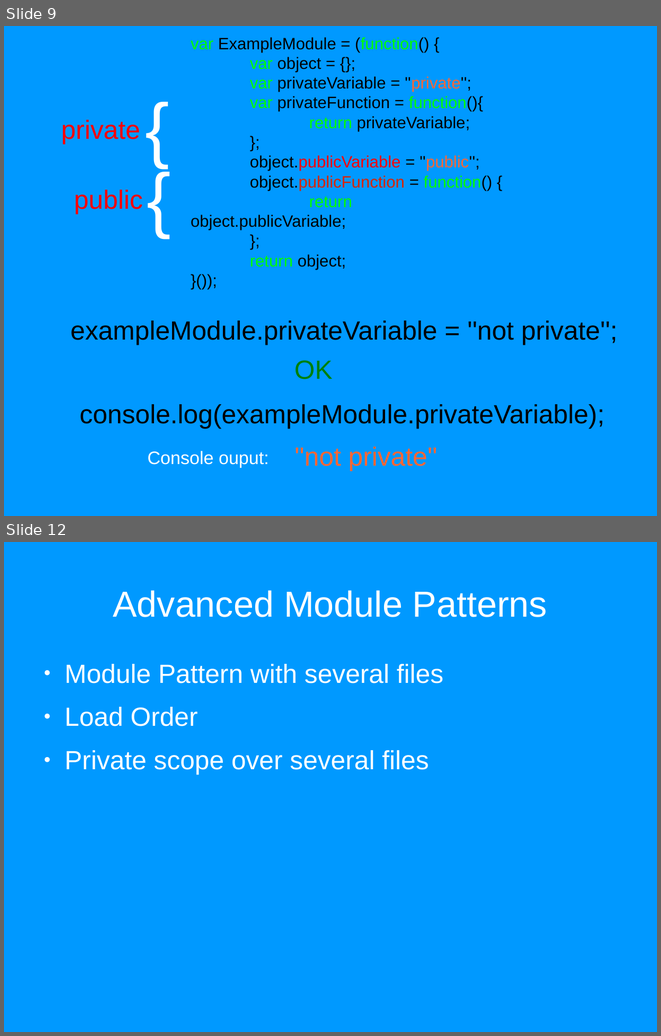
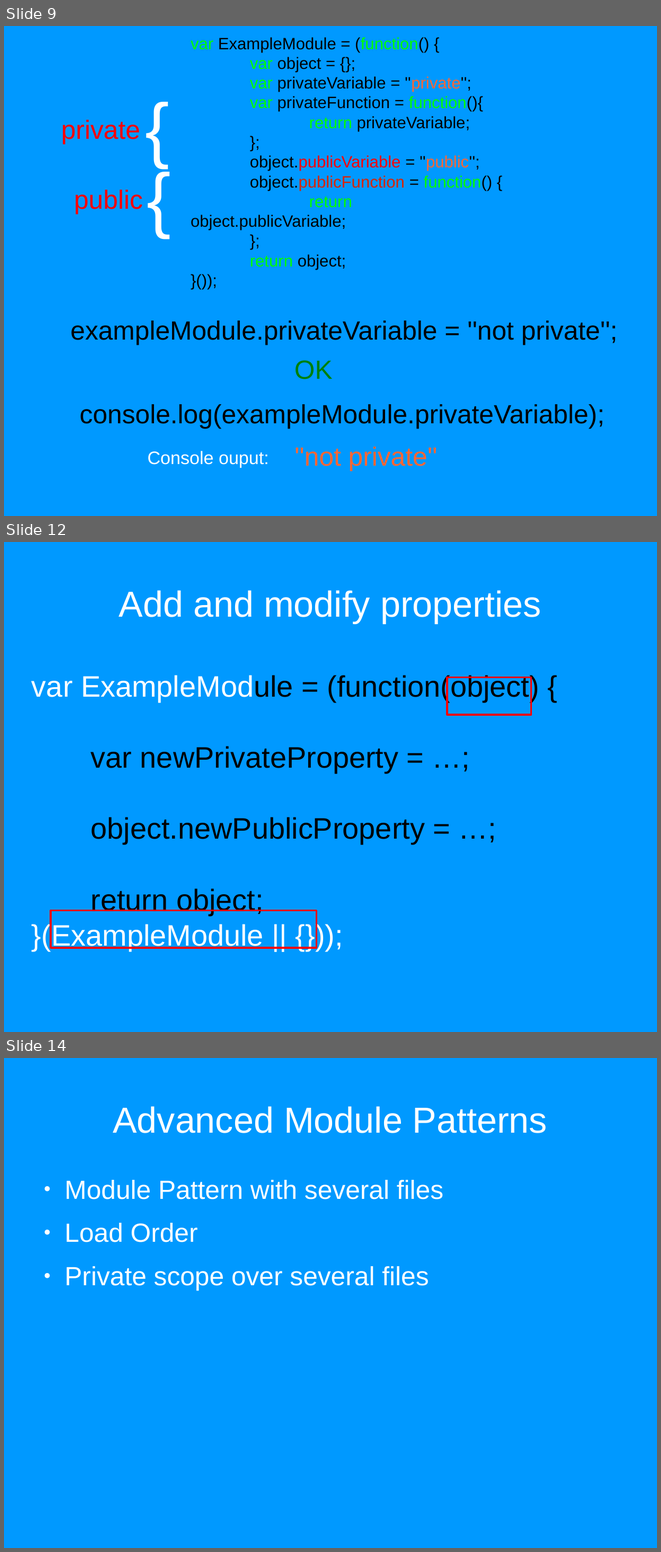
Before and after one commit to sattler/javascript-seminar-2015, a slide deck: presentation/Presentation.odp. Shown one above the other, each under a label of ours: slides 9 and 12 before the commit, slides 9, 12 and 14 after it; the slides between them are not shown. The pictures are 661x1036 and 661x1552 pixels, drawn with LibreOffice and Linux fonts; fonts in the diff are those of the drawing. Boxes give left, top, right and bottom in pixels: in the first picture for what was removed or moved away, otherwise in the second. Text is boxed around its words. In the diff, an @@ line names an element or a change of style, - is before the commit and + after.

```diff
--- a/presentation/Presentation.odp
+++ b/presentation/Presentation.odp
@@ slide 12 added at [4,542,657,1032], background #0099FF @@
@@ title added at [119,590,541,624], 44 pt, text #FFFFFF @@
+Add and modify properties
@@ text added at [32,675,539,951], 36 pt, text #000000 @@
+var ExampleModule = (function(object) {
+var newPrivateProperty = …;
+object.newPublicProperty = …;
+return object;
+}(ExampleModule || {}));
@@ rectangle added at [447,677,531,714], outline #FF0000 2.3 pt @@
@@ rectangle added at [51,910,317,948], outline #FF0000 2.3 pt @@
@@ what was slide 12 is now slide 14 @@
```
Also in this commit, not shown: 3 slides changed, 3 other slides added, 2 slides removed.
